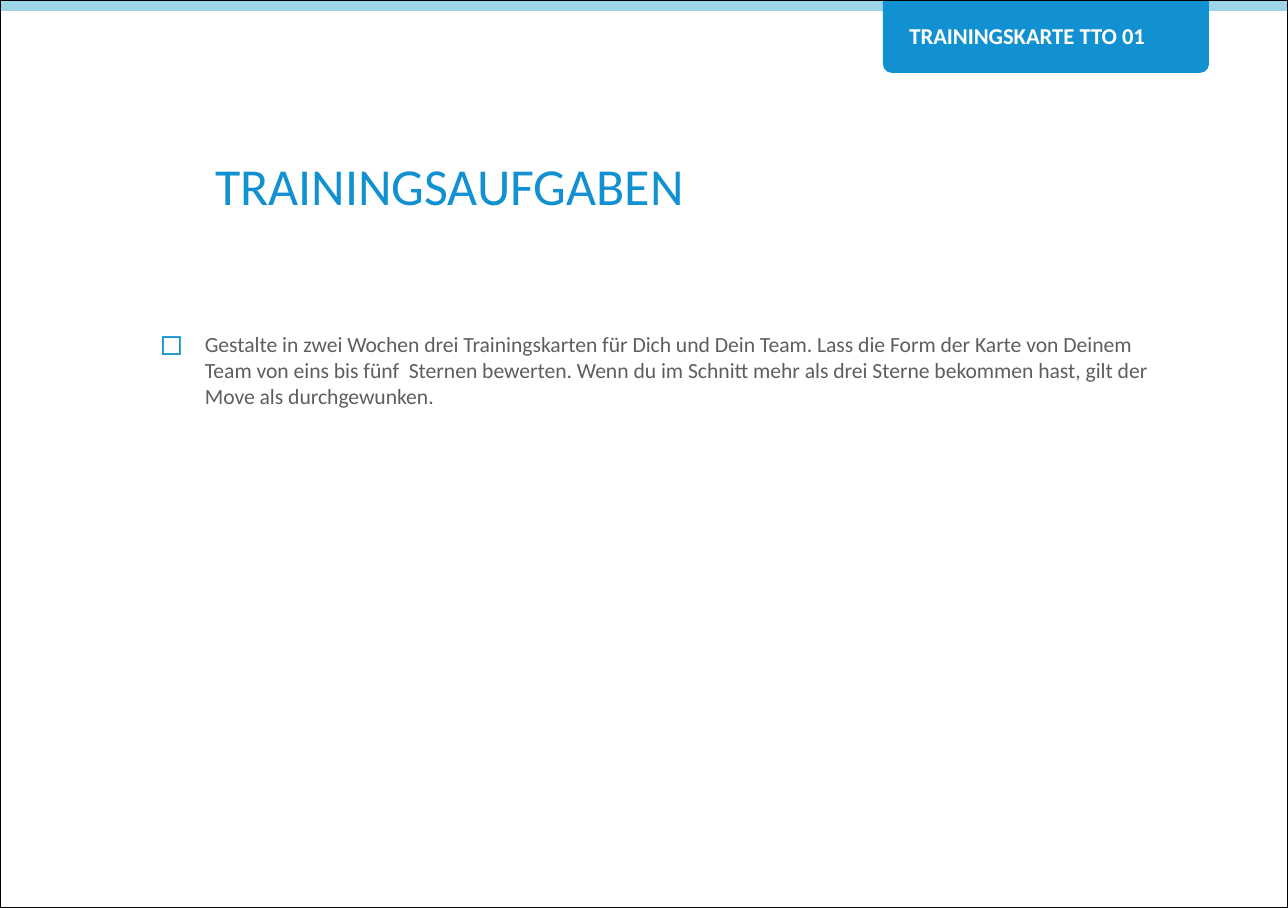
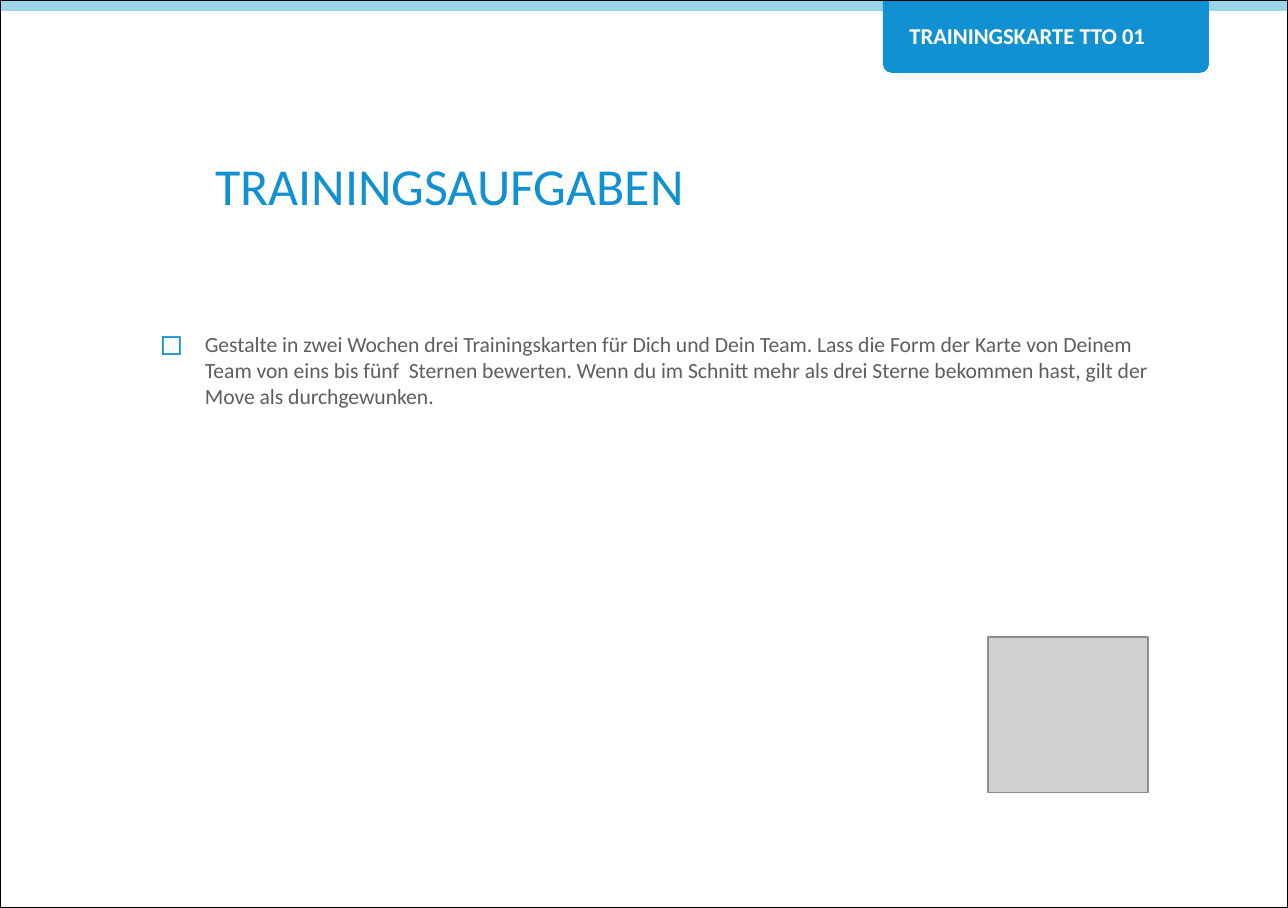
Before and after one commit to Teamtool/training-materials, a slide deck: slide 2 of agile moves/Teamtool (TTO)/ger_TTO_01_Trainingskarten_gestalten.pptx. Drawn at 1288x908 pixels with LibreOffice and Linux fonts; fonts in the diff are those of the drawing; grey boxes stand for pictures; background and template pictures are left out. Boxes give left, top, right and bottom in pixels: in the first picture for what was removed or moved away, otherwise in the second. Text is boxed around its words. In the diff, an @@ line names an element or a change of style, - is before the commit and + after.

```diff
--- a/agile moves/Teamtool (TTO)/ger_TTO_01_Trainingskarten_gestalten.pptx
+++ b/agile moves/Teamtool (TTO)/ger_TTO_01_Trainingskarten_gestalten.pptx
@@ rectangle removed at (0, 0, 1288, 908) @@
@@ picture added at (987, 637, 1148, 793) @@
```
Also in this commit, not shown: 1 other slide changed, 5 other files.
